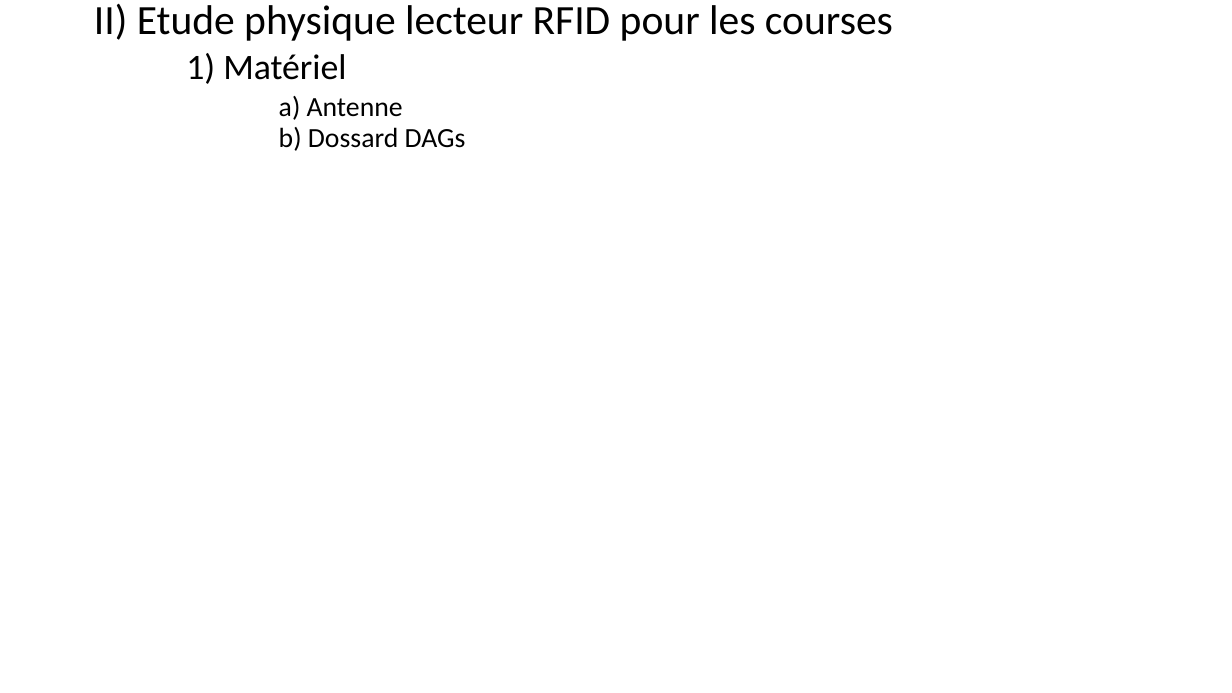
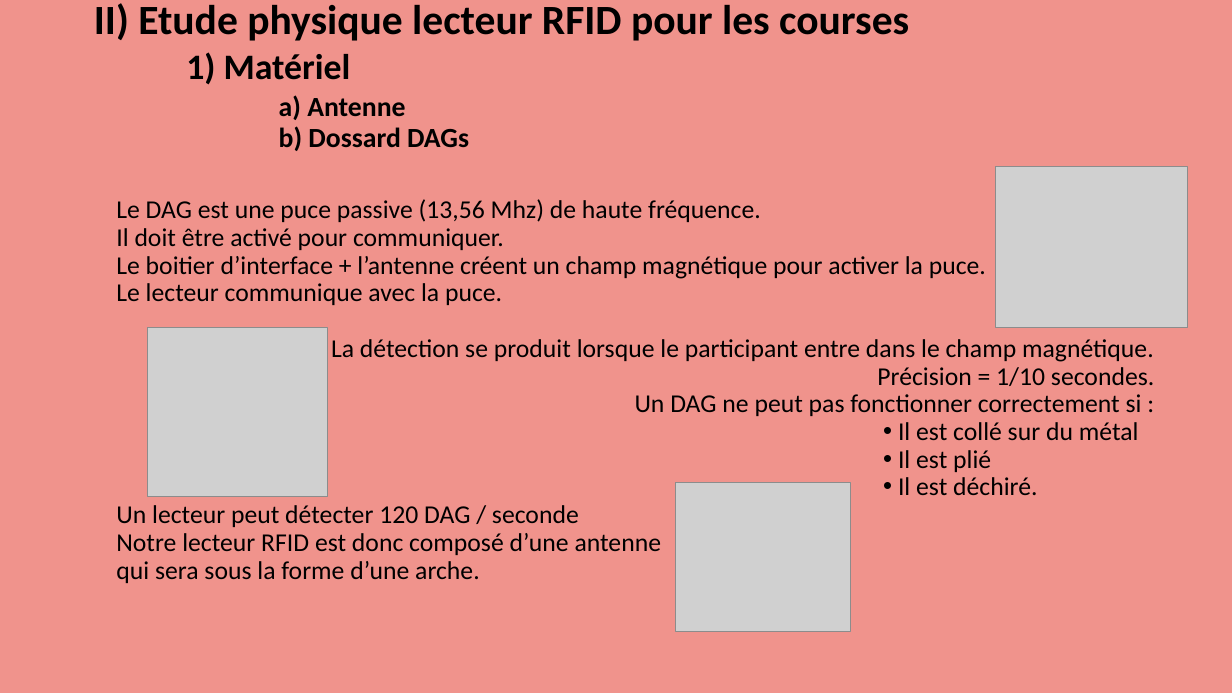
Before and after one commit to Maja2308/Projet_Cross, a slide deck: slide 25 of Diagrammes Communs/Presentation_Revue0.pptx. Drawn at 1232x693 pixels with LibreOffice and Linux fonts; fonts in the diff are those of the drawing; grey boxes stand for pictures. Boxes give left, top, right and bottom in pixels: in the first picture for what was removed or moved away, otherwise in the second. Text is boxed around its words. In the diff, an @@ line names an element or a change of style, - is before the commit and + after.

```diff
--- a/Diagrammes Communs/Presentation_Revue0.pptx
+++ b/Diagrammes Communs/Presentation_Revue0.pptx
@@ background #FFFFFF to #F0938C @@
@@ title "II) Etude physique lecteur RFID ..." at (x1=94, y1=3, x2=909, y2=151): bold on @@
@@ picture added at (x1=996, y1=166, x2=1188, y2=327) @@
@@ text added at (x1=116, y1=199, x2=1154, y2=583), 20 pt, text #000000 @@
+Le DAG est une puce passive (13,56 Mhz) de haute fréquence.
+Il doit être activé pour communiquer.
+Le boitier d’interface + l’antenne créent un champ magnétique pour activer la puce.
+Le lecteur communique avec la puce.
+La détection se produit lorsque le participant entre dans le champ magnétique.
+Précision = 1/10 secondes.
+Un DAG ne peut pas fonctionner correctement si :
+• Il est collé sur du métal
+• Il est plié
+• Il est déchiré.
+Un lecteur peut détecter 120 DAG / seconde
+Notre lecteur RFID est donc composé d’une antenne
+qui sera sous la forme d’une arche.
@@ picture added at (x1=148, y1=327, x2=328, y2=496) @@
@@ picture added at (x1=677, y1=482, x2=851, y2=631) @@
```
Also in this commit, not shown: 25 other slides changed, 1 other file.
